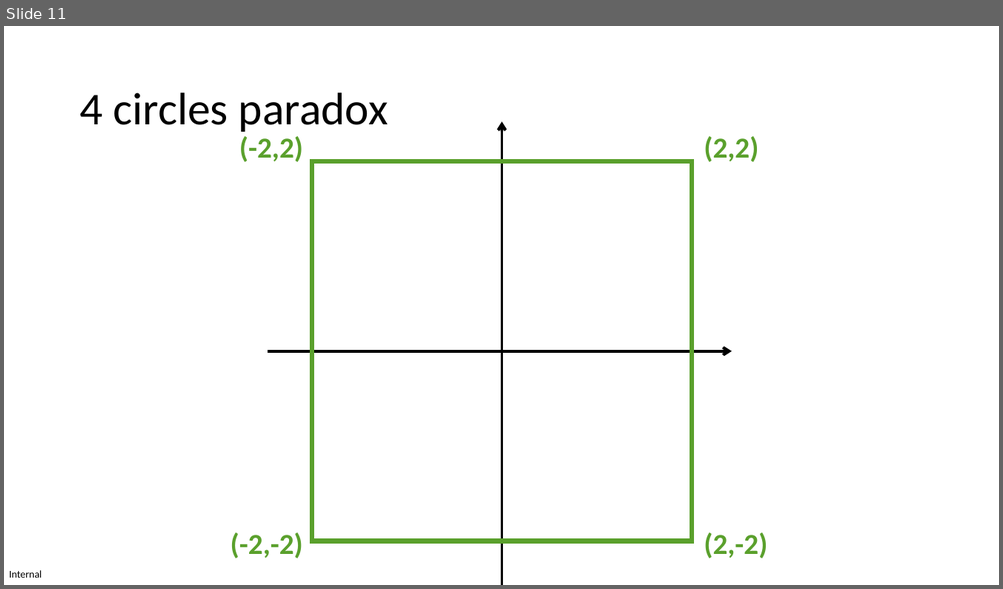
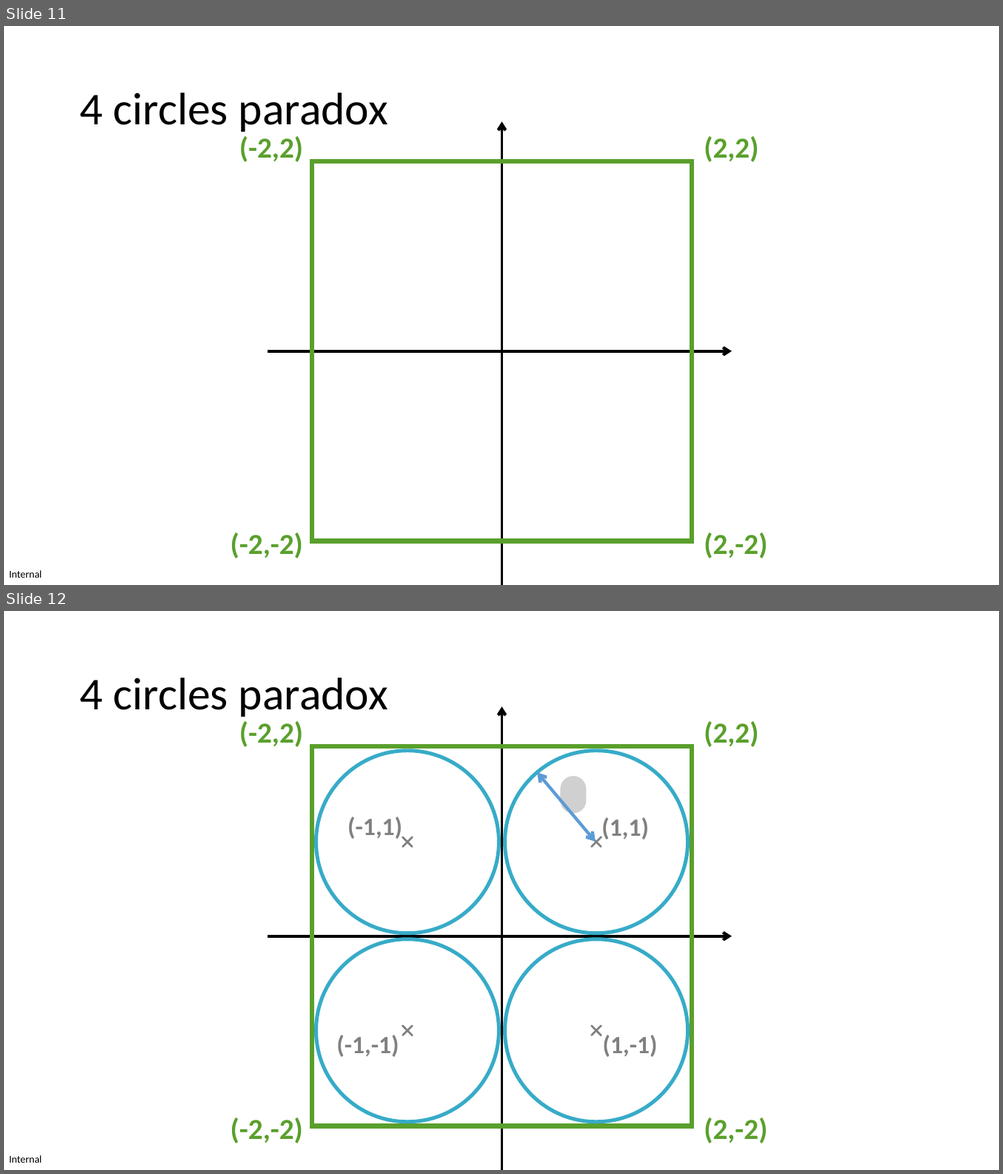
Before and after one commit to MICS-Lab/XmasPresentation2023PRFD, a slide deck: slides_x_mas_2023.pptx. Shown one above the other, each under a label of ours: slide 11 before the commit, slides 11 and 12 after it. The pictures are 1003x589 and 1003x1174 pixels, drawn with LibreOffice and Linux fonts; fonts in the diff are those of the drawing; grey boxes stand for pictures. Boxes give left, top, right and bottom in pixels: in the first picture for what was removed or moved away, otherwise in the second. Text is boxed around its words. In the diff, an @@ line names an element or a change of style, - is before the commit and + after.

Commit message:
4 circles paradox: circles

```diff
--- a/slides_x_mas_2023.pptx
+++ b/slides_x_mas_2023.pptx
@@ slide 12 added at bbox=[4, 611, 999, 1170], background #FFFFFF; not listed: 1 template element that a slide beside it also shows @@
@@ title added at bbox=[79, 678, 388, 717], 44 pt, text #000000 @@
+4 circles paradox
@@ text added at bbox=[239, 721, 303, 747], 28 pt, text #5AA02C, bold @@
+(-2,2)
@@ freeform shape added at bbox=[502, 706, 506, 1169], fill #000000 at 50% opacity, outline #000000 2.7 pt @@
@@ text added at bbox=[703, 721, 758, 747], 28 pt, text #5AA02C, bold @@
+(2,2)
@@ freeform shape added at bbox=[312, 747, 692, 1127], outline #5AA02C 4.49 pt @@
@@ freeform shape added at bbox=[316, 751, 498, 934], outline #37ABC8 3.55 pt @@
@@ freeform shape added at bbox=[505, 751, 688, 934], outline #37ABC8 3.55 pt @@
@@ double arrow added from (538, 773) to (595, 842), #5B9BD5 3 pt @@
@@ picture added at bbox=[560, 776, 586, 813] @@
@@ text added at bbox=[347, 817, 402, 839], 24 pt, text #808080, bold @@
+(-1,1)
@@ text added at bbox=[601, 817, 649, 840], 24 pt, text #808080, bold @@
+(1,1)
@@ freeform shape added at bbox=[402, 837, 412, 847], outline #808080 1.93 pt @@
@@ freeform shape added at bbox=[591, 837, 601, 847], outline #808080 1.93 pt @@
@@ freeform shape added at bbox=[269, 937, 731, 941], fill #000000 at 50% opacity, outline #000000 2.7 pt @@
@@ freeform shape added at bbox=[316, 940, 498, 1122], outline #37ABC8 3.55 pt @@
@@ freeform shape added at bbox=[505, 940, 688, 1122], outline #37ABC8 3.55 pt @@
@@ freeform shape added at bbox=[402, 1026, 412, 1036], outline #808080 1.93 pt @@
@@ freeform shape added at bbox=[591, 1026, 601, 1036], outline #808080 1.93 pt @@
@@ text added at bbox=[336, 1035, 398, 1057], 24 pt, text #808080, bold @@
+(-1,-1)
@@ text added at bbox=[603, 1035, 657, 1057], 24 pt, text #808080, bold @@
+(1,-1)
@@ text added at bbox=[230, 1118, 303, 1144], 28 pt, text #5AA02C, bold @@
+(-2,-2)
@@ text added at bbox=[703, 1118, 767, 1144], 28 pt, text #5AA02C, bold @@
+(2,-2)
```
